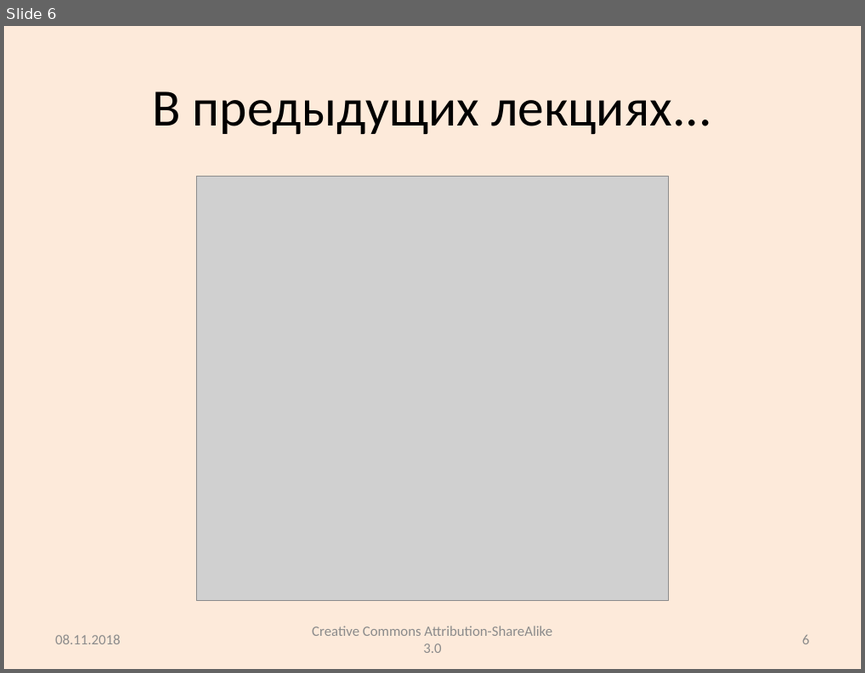
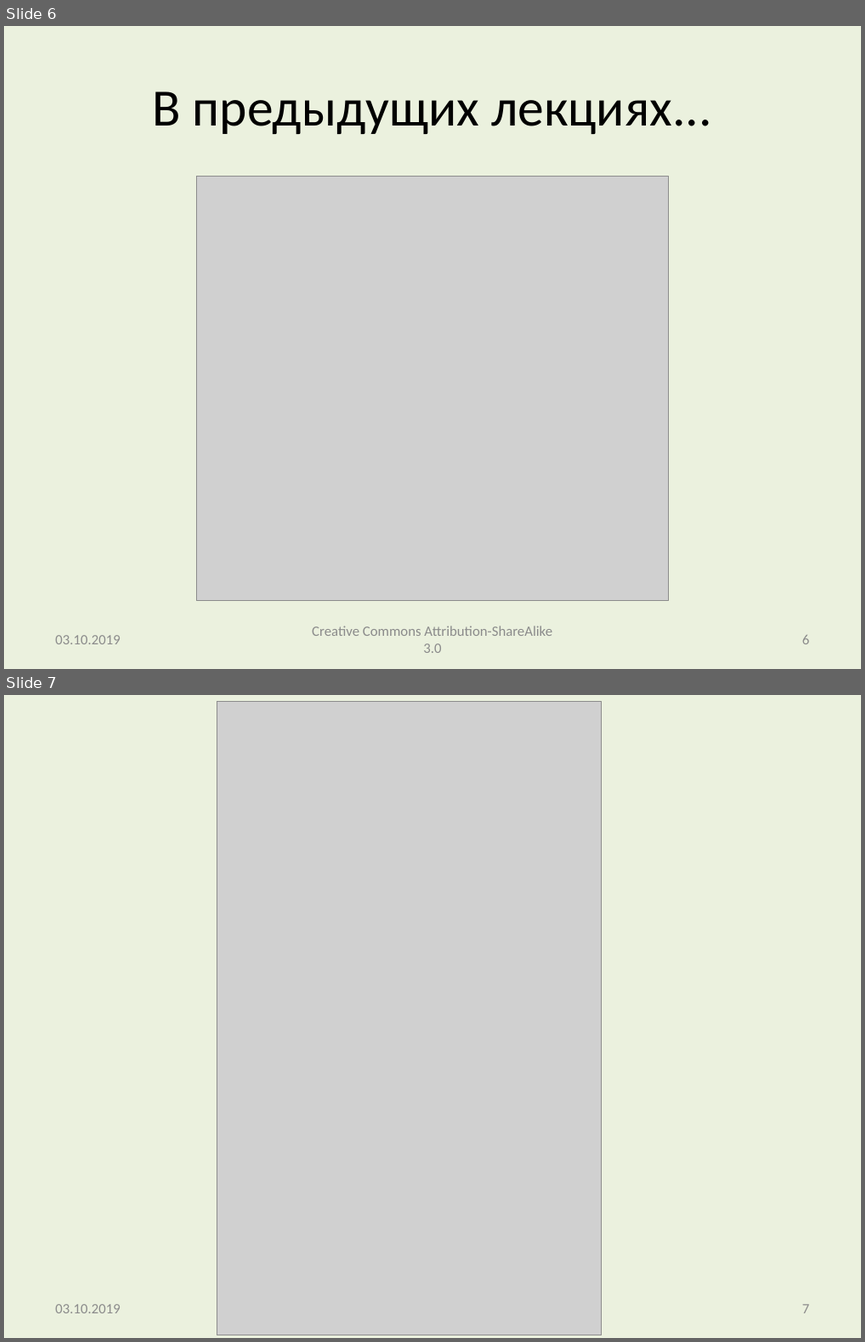
Before and after one commit to andrei-kuznetsov/android-lectures, a slide deck: lectures/Lecture005_Tasks_BackStack_Fragments.pptx. Shown one above the other, each under a label of ours: slide 6 before the commit, slides 6 and 7 after it. The pictures are 865x673 and 865x1342 pixels, drawn with LibreOffice and Linux fonts; fonts in the diff are those of the drawing; grey boxes stand for pictures. Boxes give left, top, right and bottom in pixels: in the first picture for what was removed or moved away, otherwise in the second. Text is boxed around its words. In the diff, an @@ line names an element or a change of style, - is before the commit and + after.

```diff
--- a/lectures/Lecture005_Tasks_BackStack_Fragments.pptx
+++ b/lectures/Lecture005_Tasks_BackStack_Fragments.pptx
@@ slide 7 added at box(4, 695, 861, 1338), background #EBF1DE @@
@@ picture added at box(216, 702, 602, 1335) @@
@@ text added at box(55, 1304, 120, 1313), 12 pt, text #8C8C8C @@
+03.10.2019
@@ page number added at box(802, 1304, 809, 1313), 12 pt, text #8C8C8C @@
+7
@@ slide 6 changed as well @@
@@ background #FDEADA to #EBF1DE @@
@@ text at box(55, 635, 120, 644): text changed @@
-08.11.2018
+03.10.2019
```
Also in this commit, not shown: 45 other slides changed, 7 other slides added, 2 slides removed, 3 other files.
